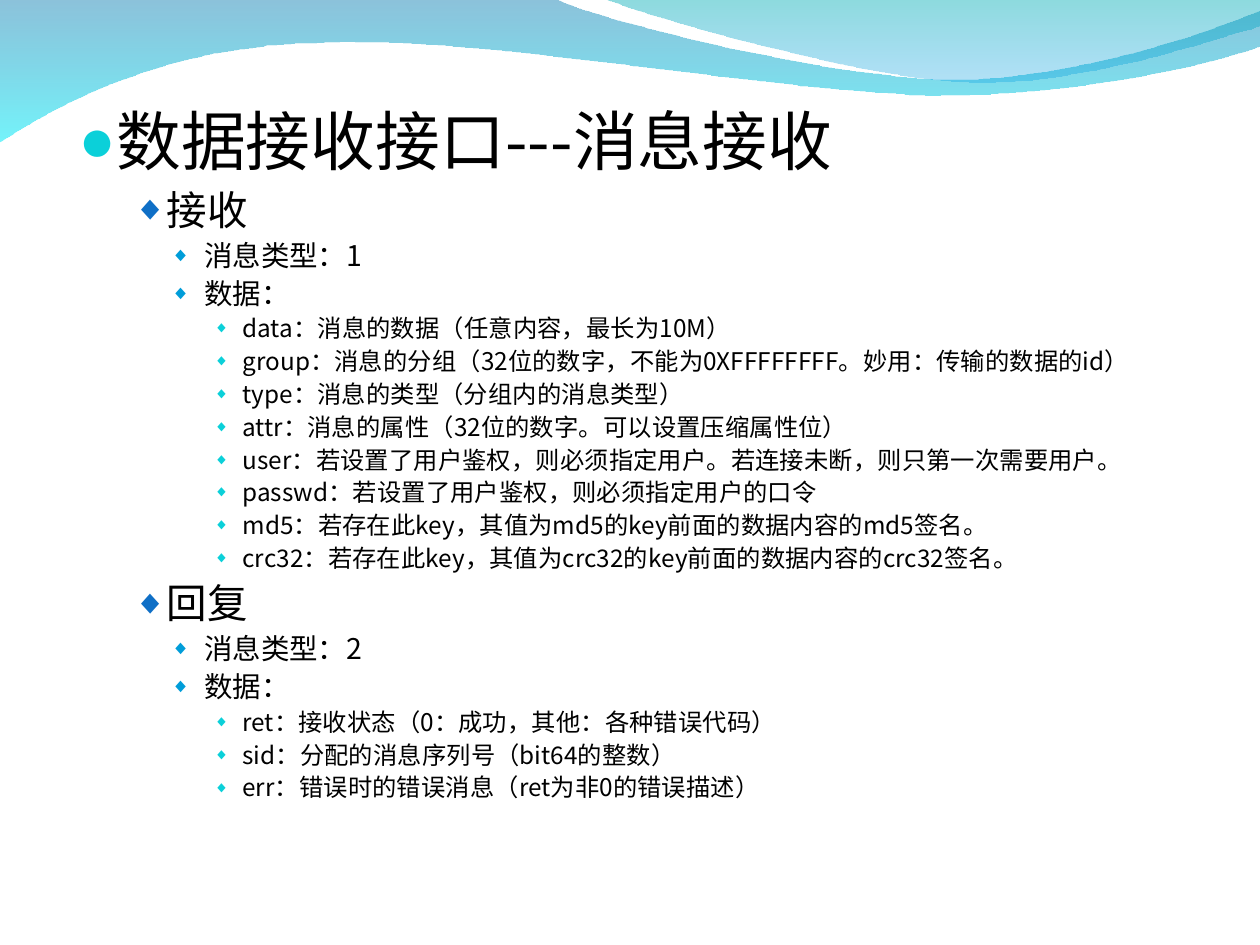
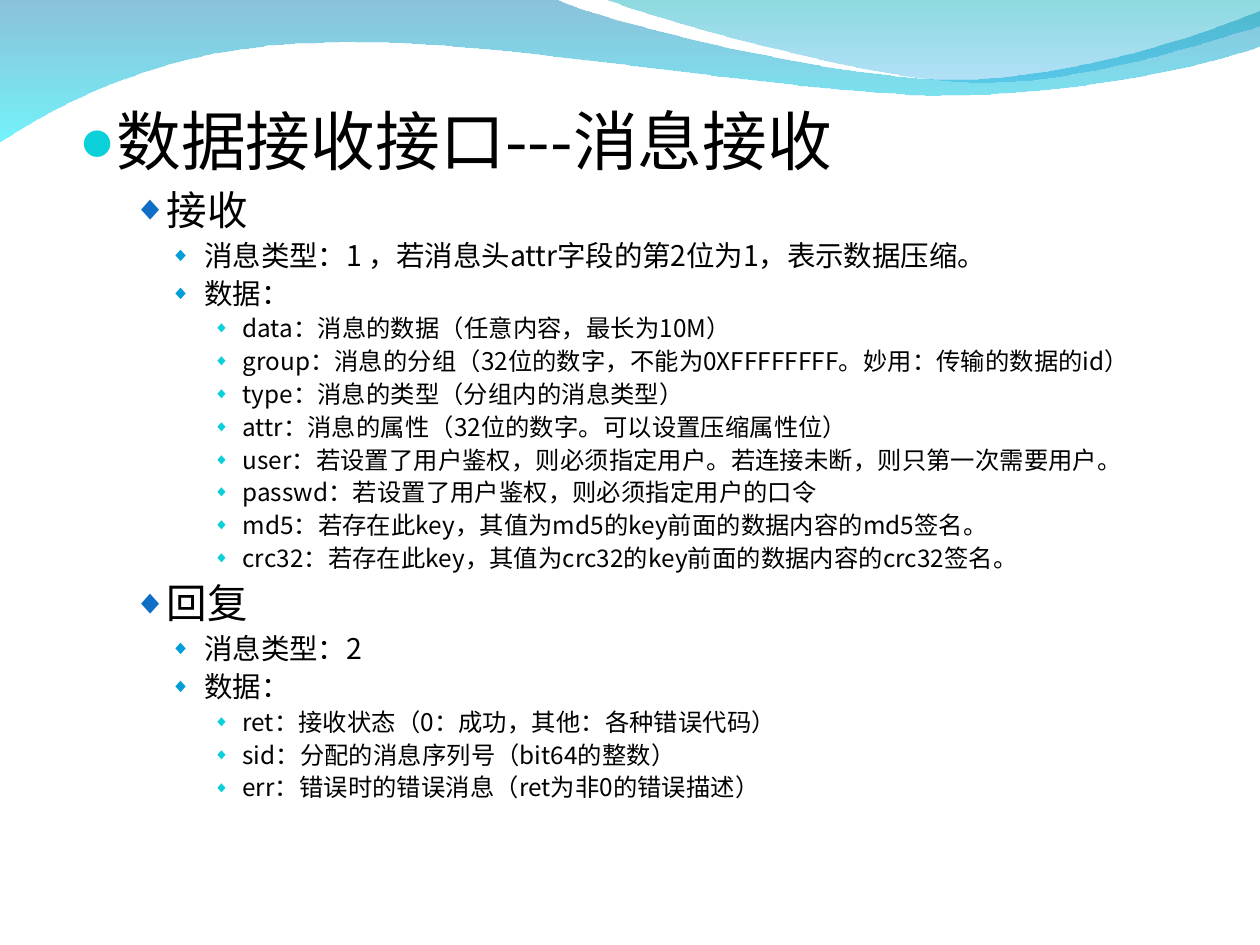
Before and after one commit to zxf1864/cwinux-mq, a slide deck: slide 12 of mq/doc/mq_introduce.ppt. Drawn at 1260x945 pixels with LibreOffice and Linux fonts; fonts in the diff are those of the drawing; background and template pictures are left out. Boxes give left, top, right and bottom in pixels: in the first picture for what was removed or moved away, otherwise in the second. Text is boxed around its words. In the diff, an @@ line names an element or a change of style, - is before the commit and + after.

```diff
--- a/mq/doc/mq_introduce.ppt
+++ b/mq/doc/mq_introduce.ppt
@@ text at box(204, 242, 986, 269): text changed @@
-    ◆ 消息类型：1
+    ◆ 消息类型：1 ，若消息头attr字段的第2位为1，表示数据压缩。
```
Also in this commit, not shown: 1 other slide changed.
